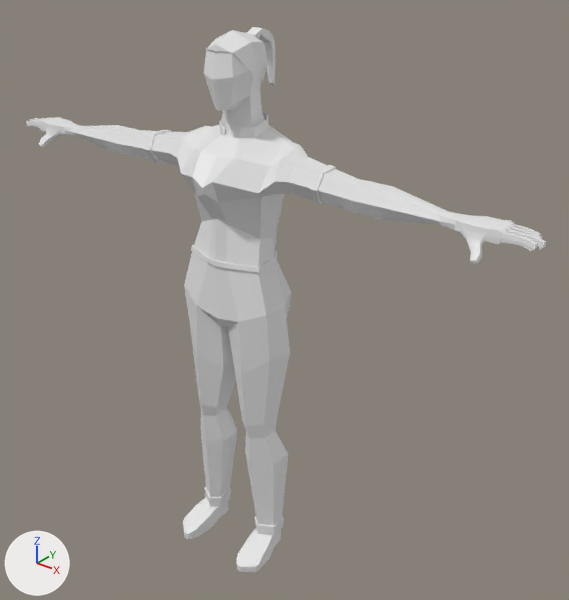
An edit to the glTF model Coworker4.glb, drawn before and after from the same camera.
Camera for both pictures: a camera (50 mm lens) standing at (1.369, -1.508, 0.713) and looking at (0.088, 0.093, -0.28). Arrows for +X, +Y and +Z are at lower left; the lights stay in place. The first picture is the older version. Vertices at exactly the same position are counted once.

Names of what the first picture shows: 'Colega'.
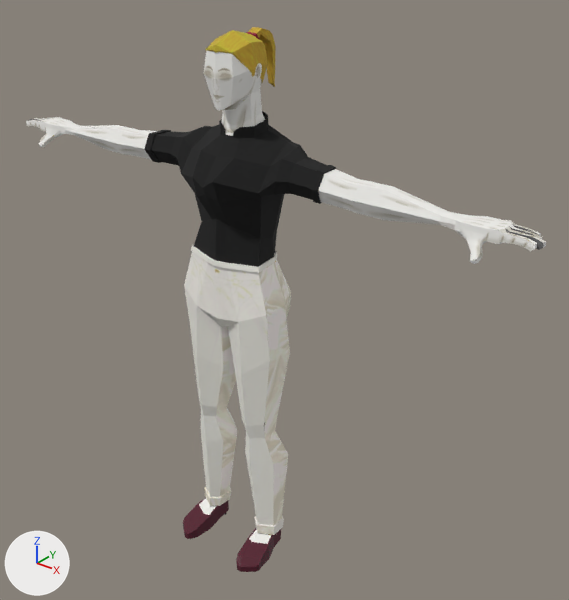
What differs and where, as boxes (x1, y1, x2, y2) in the pictures (569 x 600 px; the box of a moved part takes in the faces that stretch with it):
'Colega', surface changed: (27, 27, 546, 572) in both
part 1 of me_cube_004, moved or reshaped: (193, 52, 263, 147) in both
part 2 of me_cube_004, moved or reshaped: (187, 498, 274, 559) in both
part 3 of me_cube_004, moved or reshaped: (310, 170, 345, 209) in both
part 4 of me_cube_004, surface changed: (27, 27, 546, 572) in both
part 5 of me_cube_004, recoloured (white to black): (145, 114, 336, 267) in both
part 6 of me_cube_004, recoloured (white to dark red): (183, 497, 281, 572) in both
part 7 of me_cube_004, edited (looks the same): (26, 117, 546, 261) in both
part 8 of me_cube_004, recoloured: (30, 118, 544, 250) in both

The change, as a diff of the scene's bpy script:
```diff
--- a/Coworker4.glb.py
+++ b/Coworker4.glb.py
@@ img_coworker4texture @@
+img_coworker4texture = load_image('Coworker4Texture', '_unpacked/Coworker4Texture', 1024, 1024, 'sRGB')
@@ mat_material_001 @@
 mat_material_001 = principled_material('Material.001')
-mat_material_001.base_color = (0.8, 0.8, 0.8)  # white #e7e7e7
+mat_material_001.texture = img_coworker4texture
+mat_material_001.roughness = 0.916
@@ mat_material_012 @@
+mat_material_012 = principled_material('Material.012')
+mat_material_012.base_color = (0.277, 0.00788, 0.0409)  # red #901639
+mat_material_012.roughness = 0.868
@@ mat_material_008 @@
+mat_material_008 = principled_material('Material.008')
+mat_material_008.base_color = (0.00459, 0.00459, 0.00459)  # black #0f0f0f
+mat_material_008.roughness = 0.932
@@ mat_material_009 @@
+mat_material_009 = principled_material('Material.009')
+mat_material_009.base_color = (0.0885, 0.0096, 0.0235)  # dark red #54192a
+mat_material_009.roughness = 0.14
@@ mat_material_011 @@
+mat_material_011 = principled_material('Material.011')
+mat_material_011.base_color = (0.15, 0.15, 0.15)  # dark grey #6c6c6c
+mat_material_011.roughness = 0.916
@@ mat_material_010 @@
+mat_material_010 = principled_material('Material.010')
+mat_material_010.base_color = (0.8, 0.8, 0.8)  # white #e7e7e7
+mat_material_010.roughness = 0.892
@@ me_cube_004 @@
 me_cube_004.from_pydata(...)  # 1228 vertices, 2452 faces; spans x -0.86..0.86, y -0.17..0.16, z -1.11..0.46
 # used by ob_colega; location = (0.0, 0.0, 0.0)
+# me_cube_004 part 1
+# 46 faces are deleted
+# 3 vertices in x -0.01..0.01, y -0.08, z 0.36 move by (0.0, 0.01, 0.0)
+# 20 new faces join them, mat_material_001 (picture img_coworker4texture)
+# 20 new faces join them, mat_material_008 (black #0f0f0f)
+# 6 new faces join them, mat_material_012 (red #901639)
+# me_cube_004 part 2
+# 46 faces are deleted
+# 8 new faces join them, mat_material_001 (picture img_coworker4texture)
+# 38 new faces join them, mat_material_009 (dark red #54192a)
+# me_cube_004 part 3
+# 10 faces are deleted
+# 3 new faces join them, mat_material_001 (picture img_coworker4texture)
+# 7 new faces join them, mat_material_008 (black #0f0f0f)
+# me_cube_004 part 4: 2339 kept faces spanning x -0.86..0.86, y -0.17..0.16, z -1.11..0.46 get new texture (UV) coordinates
+# me_cube_004 part 5: 327 faces spanning x -0.3..0.3, y -0.13..0.12, z -0.12..0.26 switch from mat_material_001 (white #e7e7e7) to mat_material_008 (black #0f0f0f)
+# me_cube_004 part 6: 149 faces spanning x -0.16..0.16, y -0.17..0.02, z -1.11..-1.03 switch from mat_material_001 (white #e7e7e7) to mat_material_009 (dark red #54192a)
+# me_cube_004 part 7: 518 faces spanning x -0.86..0.86, y -0.1..0.01, z 0.07..0.14 switch from no material to mat_material_001 (picture img_coworker4texture)
+# me_cube_004 part 8: 288 faces spanning x -0.86..0.86, y -0.05..0.0, z 0.11..0.14 switch from no material to mat_material_011 (dark grey #6c6c6c)
+me_cube_004.materials.append(mat_material_010)  # white #e7e7e7
+me_cube_004.materials.append(mat_material_012)  # red #901639
```
